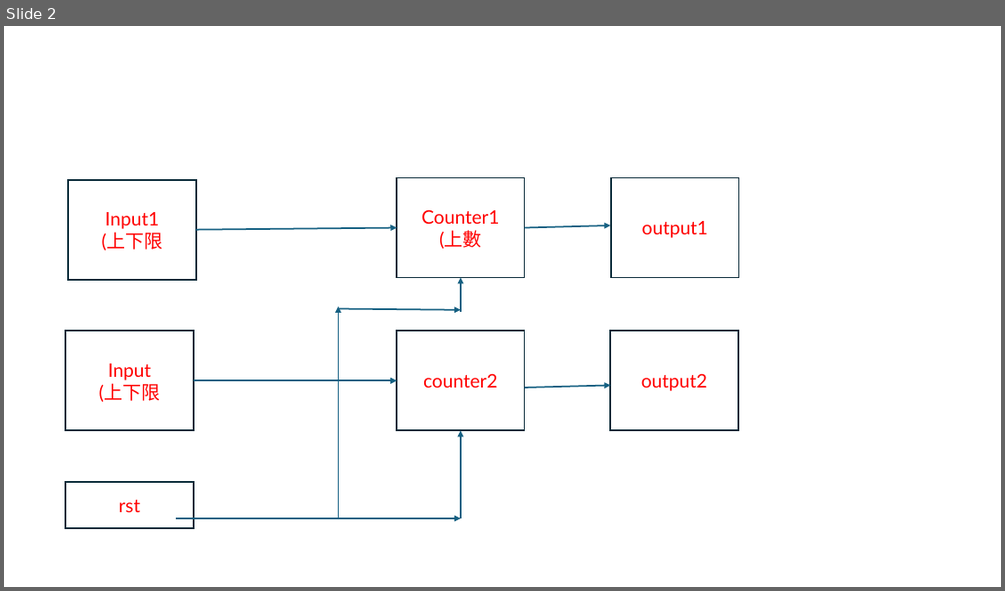
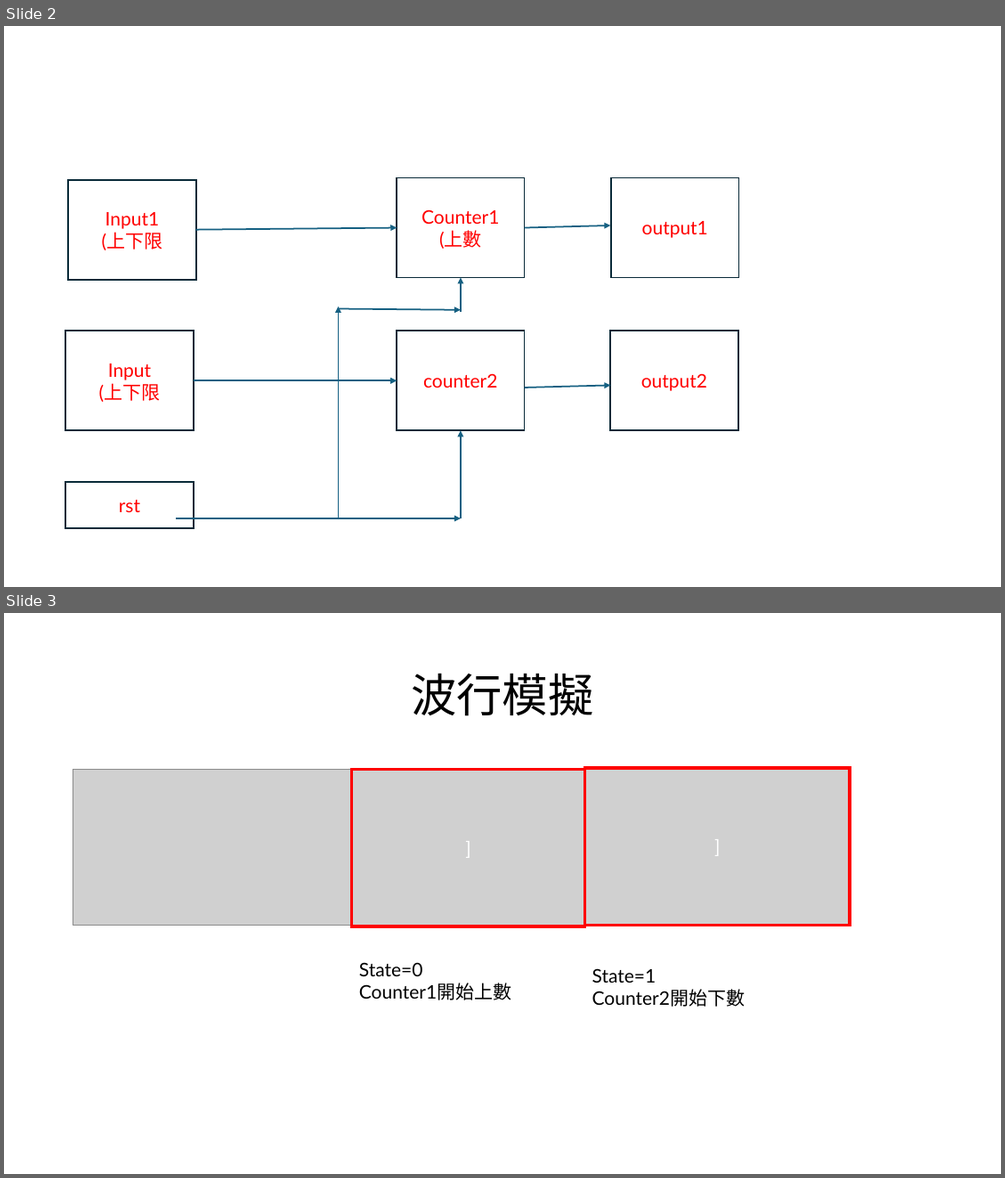
Before and after one commit to bagaiulo/FPGA-, a slide deck: FPG實習報告HW1.pptx. Shown one above the other, each under a label of ours: slide 2 before the commit, slides 2 and 3 after it. The pictures are 1005x591 and 1005x1178 pixels, drawn with LibreOffice and Linux fonts; fonts in the diff are those of the drawing; grey boxes stand for pictures. Boxes give left, top, right and bottom in pixels: in the first picture for what was removed or moved away, otherwise in the second. Text is boxed around its words. In the diff, an @@ line names an element or a change of style, - is before the commit and + after.

```diff
--- a/FPG實習報告HW1.pptx
+++ b/FPG實習報告HW1.pptx
@@ slide 3 added at box(4, 613, 1001, 1174), background #FFFFFF @@
@@ title added at box(411, 673, 593, 716), 44 pt, text #000000 @@
+波行模擬
@@ picture added at box(73, 770, 850, 925) @@
@@ rectangle added at box(352, 770, 585, 926), outline #FF0000 3 pt, 18 pt, text #FFFFFF @@
+]
@@ rectangle added at box(585, 768, 850, 925), outline #FF0000 3 pt, 18 pt, text #FFFFFF @@
+]
@@ text added at box(359, 962, 511, 1000), 18 pt, text #000000 @@
+State=0
+Counter1開始上數
@@ text added at box(592, 968, 744, 1006), 18 pt, text #000000 @@
+State=1
+Counter2開始下數
```
Also in this commit, not shown: 1 other slide added, 1 other file.
